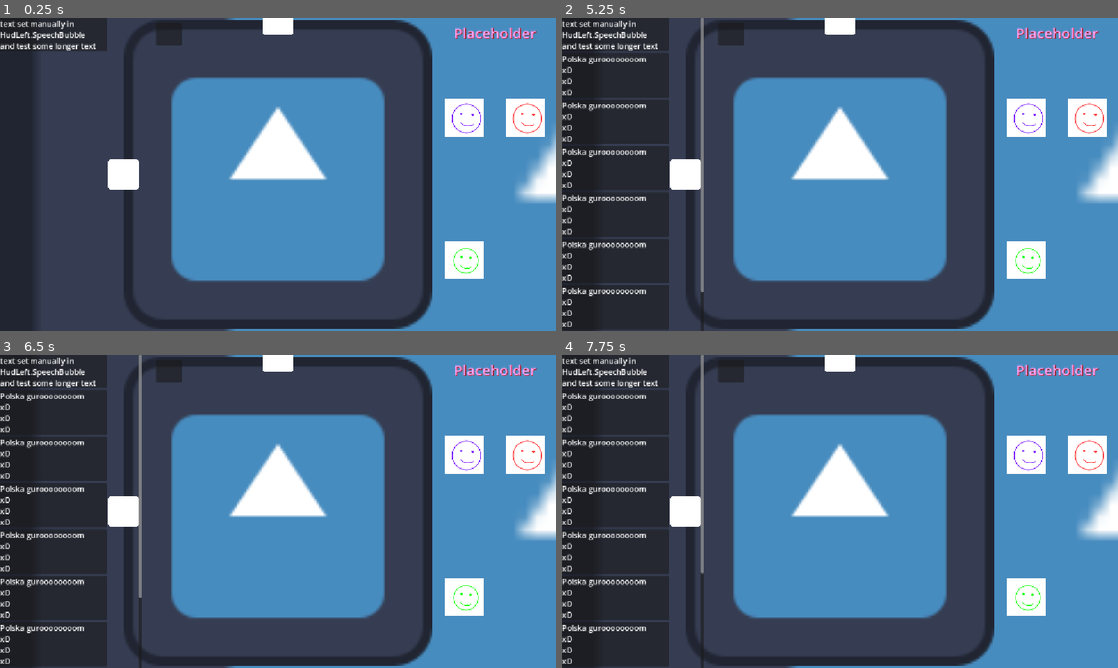
Above: before the commit, frames 1-4 (two rows, left to right).
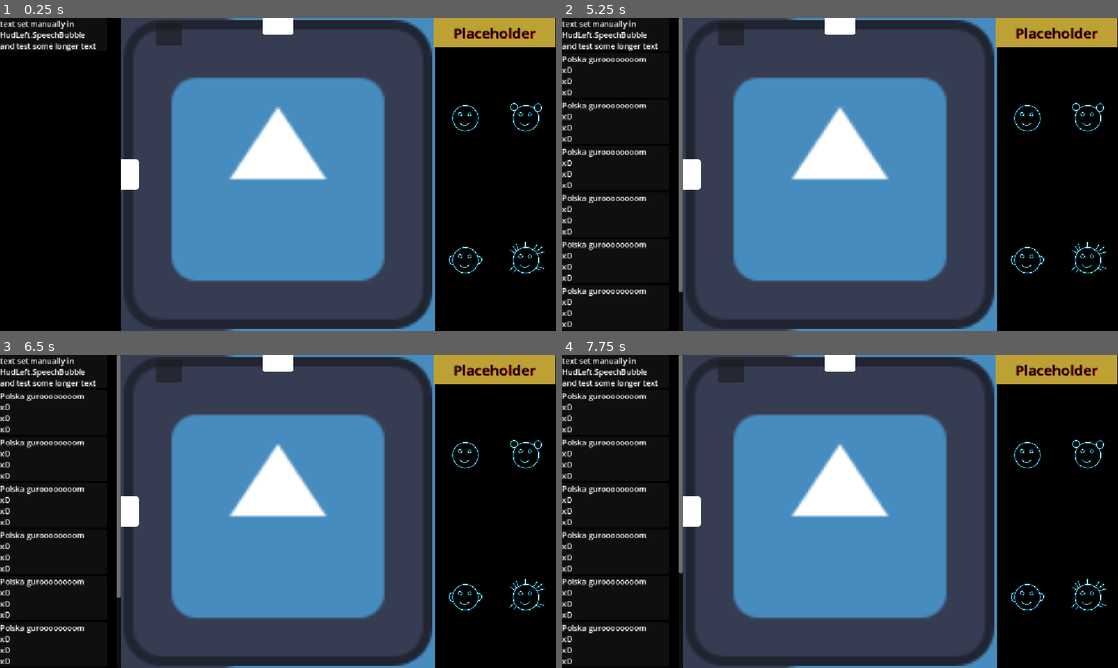
Above: after the commit, the same moments.

Repository: Wallted/ldjam-60
Game: Godot game, scene res://main.tscn
Two runs of this game, one before a commit and one after it. Both use one fixed random seed, a clock stepped at 60 frames per second and the inputs below. The engine's default icon, where the game draws it, is replaced by a stand-in: a white triangle on a blue panel in a dark square.
Inputs (mouse positions are in pixels of both pictures, inside the frame that each line leads up to):
- Up to frame 1 (0.25 s): no input
- Up to frame 2 (5.25 s): click (728, 33) at 0.5 s; click (728, 33) at 1.25 s; click (728, 33) at 2 s; tap Enter at 2.75, 4.25 s; move the mouse to (962, 158) at 2.77 s; click (962, 158) at 2.92 s; tap Space at 3.5, 5 s; move the mouse to (728, 190) at 3.52 s; click (728, 190) at 3.67 s; move the mouse to (895, 105) at 4.27 s; click (895, 105) at 4.42 s; move the mouse to (812, 237) at 5.02 s; click (812, 237) at 5.17 s
- Up to frame 3 (6.5 s): tap Enter at 5.75 s; move the mouse to (444, 558) at 5.77 s; click (444, 558) at 5.92 s
- Up to frame 4 (7.75 s): tap Space at 6.5 s; move the mouse to (673, 464) at 6.52 s; click (673, 464) at 6.67 s; move the mouse to (867, 511) at 7.27 s; click (867, 511) at 7.42 s

The runs differ from the first frame. In frame 1, 43% of the frame differs, in the area x 0-100%, y 0-100%; in frame 2, 37%; in frame 3, 37%; in frame 4, 37%.

Commit message:
[feature] HUD backgrounds and GUI talking mode for faces (#10)

Diff:
--- a/HUD/hud_left.tscn
+++ b/HUD/hud_left.tscn
@@ -7,13 +7,19 @@
 [node name="HUDLeft" type="Control" unique_id=488148864]
 layout_mode = 3
 anchors_preset = 0
-offset_right = 40.0
-offset_bottom = 40.0
+offset_right = 250.0
+offset_bottom = 648.0
 script = ExtResource("1_2ihca")
+
+[node name="ColorRect" type="ColorRect" parent="." unique_id=576049416]
+layout_mode = 0
+offset_right = 250.0
+offset_bottom = 648.0
+color = Color(0, 0, 0, 1)
 
 [node name="ScrollContainer" type="ScrollContainer" parent="." unique_id=1624288834]
 layout_mode = 0
-offset_right = 295.0
+offset_right = 250.0
 offset_bottom = 648.0
 
 [node name="ChatWindow" type="VBoxContainer" parent="ScrollContainer" unique_id=216737008]
--- a/HUD/hud_right.tscn
+++ b/HUD/hud_right.tscn
@@ -15,14 +15,32 @@
 grow_horizontal = 0
 script = ExtResource("1_t4b6d")
 
+[node name="ColorRect" type="ColorRect" parent="." unique_id=1046310963]
+custom_minimum_size = Vector2(250, 648)
+layout_mode = 1
+anchors_preset = 1
+anchor_left = 1.0
+anchor_right = 1.0
+offset_left = -250.0
+offset_bottom = 648.0
+grow_horizontal = 0
+color = Color(0, 0, 0, 1)
+
+[node name="ColorRect2" type="ColorRect" parent="." unique_id=353139870]
+propagate_maximum_size = true
+layout_mode = 0
+offset_right = 250.0
+offset_bottom = 60.0
+color = Color(0.7446192, 0.62969726, 0.20624554, 1)
+
 [node name="Label" type="Label" parent="." unique_id=565338275]
 layout_mode = 0
-offset_right = 252.0
+offset_right = 250.0
 offset_bottom = 60.0
 size_flags_horizontal = 3
 size_flags_vertical = 2
 theme = SubResource("Theme_nkh55")
-theme_override_colors/font_color = Color(1, 0.6627451, 1, 1)
+theme_override_colors/font_color = Color(0, 0, 0, 1)
 theme_override_colors/font_shadow_color = Color(0.7160463, 0, 0, 0.73333335)
 theme_override_font_sizes/font_size = 30
 text = "Placeholder"
@@ -36,7 +54,7 @@
 anchor_top = 1.0
 anchor_right = 1.0
 anchor_bottom = 1.0
-offset_left = -252.0
+offset_left = -250.0
 offset_top = -588.0
 grow_horizontal = 0
 grow_vertical = 0
@@ -55,3 +73,7 @@
 [node name="Person3" parent="GridContainer" unique_id=1189271323 instance=ExtResource("2_ccku2")]
 layout_mode = 2
 person_id = 3
+
+[node name="Person4" parent="GridContainer" unique_id=1940082769 instance=ExtResource("2_ccku2")]
+layout_mode = 2
+person_id = 4
--- a/HUD/person.gd
+++ b/HUD/person.gd
@@ -1,22 +1,25 @@
 extends Control
 
 @export var person_id: int
-@onready var avatar: AnimatedSprite2D = $Node2D/Avatar
+@onready var avatar: Sprite2D = $Node2D/Avatar
+@onready var avatar_active_bg: PanelContainer = $Node2D/AvatarActiveBG
 
-var animation_types = {}
+var texture_types = {}
 
 # Called when the node enters the scene tree for the first time.
 func _ready() -> void:
-	animation_types = {
-		"idle": "idle_%s" % [person_id],
-		"talk": "talking_%s" % [person_id]
+	avatar_active_bg.hide()
+	texture_types = {
+		"sleeping": load("res://img/placeholder_%s_idle.png" % [person_id]),
+		"awake": load("res://img/placeholder_%s_talking_2.png" % [person_id])
 	}
 
 # Called every frame. 'delta' is the elapsed time since the previous frame.
 func _process(delta: float) -> void:
 	# Testing placeholder
 	if Input.is_action_pressed("speak_%s" % [person_id]):
-		avatar.play(animation_types.get("talk"))
+		avatar_active_bg.show()
+		avatar.texture = texture_types.get("awake")
 	else:
-		avatar.play(animation_types.get("idle"))
-		avatar.stop()
+		avatar_active_bg.hide()
+		avatar.texture = texture_types.get("sleeping")
--- a/HUD/person.tscn
+++ b/HUD/person.tscn
@@ -1,87 +1,11 @@
 [gd_scene format=3 uid="uid://bwbjcj7gutp42"]
 
 [ext_resource type="Script" uid="uid://doije4hanbllc" path="res://HUD/person.gd" id="1_w2xfa"]
-[ext_resource type="Texture2D" uid="uid://cjilmcj7xjcec" path="res://img/placeholder_1_idle.png" id="2_w2xfa"]
-[ext_resource type="Texture2D" uid="uid://gb72nd0ogcis" path="res://img/placeholder_2_idle.png" id="3_dwhfs"]
-[ext_resource type="Texture2D" uid="uid://kbciljqqdhvi" path="res://img/placeholder_1_talking_1.png" id="3_r73l3"]
-[ext_resource type="Texture2D" uid="uid://djt4o420wvuig" path="res://img/placeholder_3_idle.png" id="4_qvx2b"]
-[ext_resource type="Texture2D" uid="uid://qjj6t7nh1atq" path="res://img/placeholder_1_talking_2.png" id="4_wxnko"]
-[ext_resource type="Texture2D" uid="uid://d3kvq5113d84l" path="res://img/placeholder_2_talking_1.png" id="6_mfyg2"]
-[ext_resource type="Texture2D" uid="uid://c6ycp27o1x2q" path="res://img/placeholder_2_talking_2.png" id="7_icjey"]
-[ext_resource type="Texture2D" uid="uid://bthsgbfx76kst" path="res://img/placeholder_3_talking_1.png" id="9_3jopy"]
-[ext_resource type="Texture2D" uid="uid://cukcb1drnxbb5" path="res://img/placeholder_3_talking_2.png" id="10_3cu1k"]
 
-[sub_resource type="GDScript" id="GDScript_vpyfa"]
-
-[sub_resource type="SpriteFrames" id="SpriteFrames_5813k"]
-animations = [{
-"frames": [{
-"duration": 1.0,
-"texture": ExtResource("2_w2xfa")
-}],
-"loop": 1,
-"name": &"idle_1",
-"speed": 3.0
-}, {
-"frames": [{
-"duration": 1.0,
-"texture": ExtResource("3_dwhfs")
-}],
-"loop": 1,
-"name": &"idle_2",
-"speed": 3.0
-}, {
-"frames": [{
-"duration": 1.0,
-"texture": ExtResource("4_qvx2b")
-}],
-"loop": 1,
-"name": &"idle_3",
-"speed": 5.0
-}, {
-"frames": [{
-"duration": 1.0,
-"texture": ExtResource("3_r73l3")
-}, {
-"duration": 1.0,
-"texture": ExtResource("4_wxnko")
-}, {
-"duration": 1.0,
-"texture": ExtResource("2_w2xfa")
-}],
-"loop": 1,
-"name": &"talking_1",
-"speed": 5.0
-}, {
-"frames": [{
-"duration": 1.0,
-"texture": ExtResource("6_mfyg2")
-}, {
-"duration": 1.0,
-"texture": ExtResource("7_icjey")
-}, {
-"duration": 1.0,
-"texture": ExtResource("3_dwhfs")
-}],
-"loop": 1,
-"name": &"talking_2",
-"speed": 5.0
-}, {
-"frames": [{
-"duration": 1.0,
-"texture": ExtResource("9_3jopy")
-}, {
-"duration": 1.0,
-"texture": ExtResource("10_3cu1k")
-}, {
-"duration": 1.0,
-"texture": ExtResource("4_qvx2b")
-}],
-"loop": 1,
-"name": &"talking_3",
-"speed": 5.0
-}]
-script = SubResource("GDScript_vpyfa")
+[sub_resource type="StyleBoxFlat" id="StyleBoxFlat_g8veb"]
+bg_color = Color(0.6, 0.6, 0.6, 0)
+shadow_color = Color(0.21176471, 0.96862745, 0.1882353, 0.26666668)
+shadow_size = 8
 
 [node name="Person" type="Control" unique_id=1468336816]
 custom_minimum_size = Vector2(100, 100)
@@ -103,6 +27,20 @@
 grow_horizontal = 2
 grow_vertical = 2
 
-[node name="Avatar" type="AnimatedSprite2D" parent="Node2D" unique_id=2085319792]
-sprite_frames = SubResource("SpriteFrames_5813k")
-animation = &"talking_3"
+[node name="Avatar" type="Sprite2D" parent="Node2D" unique_id=2042593102]
+scale = Vector2(0.25, 0.25)
+
+[node name="AvatarActiveBG" type="PanelContainer" parent="Node2D" unique_id=735677909]
+layout_mode = 1
+anchors_preset = 8
+anchor_left = 0.5
+anchor_top = 0.5
+anchor_right = 0.5
+anchor_bottom = 0.5
+offset_left = -45.0
+offset_top = -45.0
+offset_right = 45.0
+offset_bottom = 45.0
+grow_horizontal = 2
+grow_vertical = 2
+theme_override_styles/panel = SubResource("StyleBoxFlat_g8veb")
Binary file changed: img/placeholder_1_idle.png
Binary file removed: img/placeholder_1_talking_1.png
Binary file changed: img/placeholder_1_talking_2.png
Binary file changed: img/placeholder_2_idle.png
Binary file removed: img/placeholder_2_talking_1.png
Not shown, removed: img/placeholder_2_talking_1.png.import
Binary file changed: img/placeholder_2_talking_2.png
Binary file changed: img/placeholder_3_idle.png
Binary file removed: img/placeholder_3_talking_1.png
Binary file changed: img/placeholder_3_talking_2.png
Binary file added: img/placeholder_4_idle.png
Not shown, changed: img/placeholder_4_idle.png.import
(and 11 more such lines)
